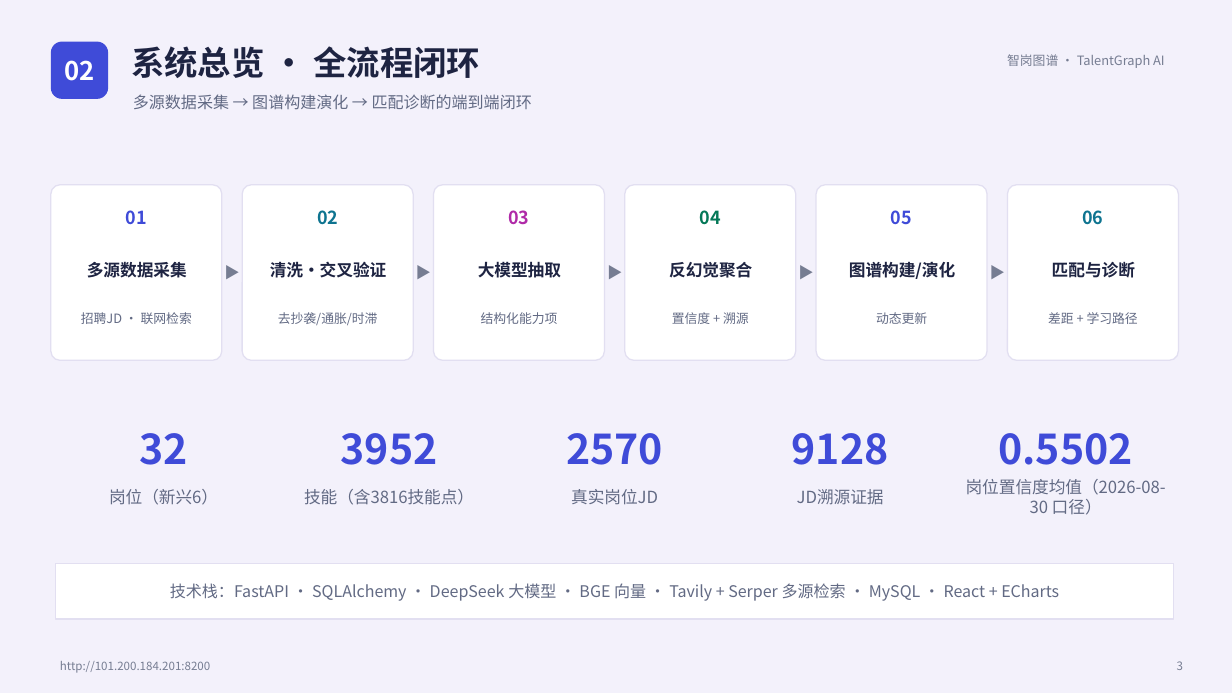
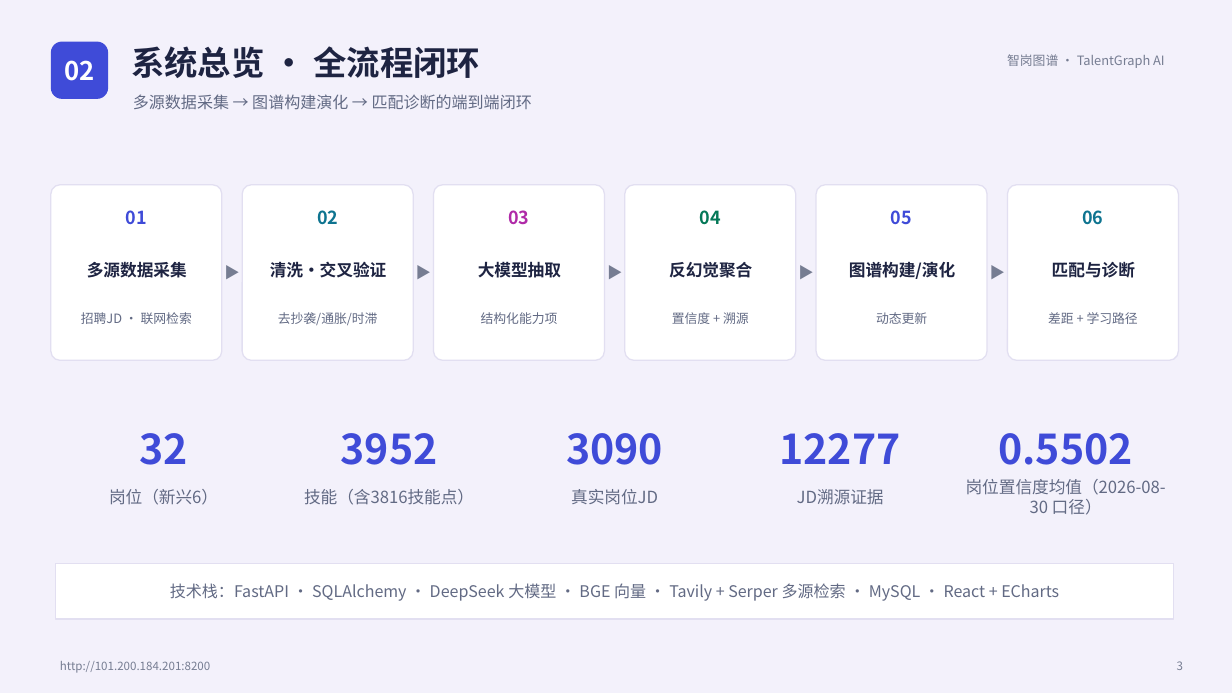
Before and after one commit to zc-18/talent-graph-system, a slide deck: slide 3 of docs/智岗图谱_作品介绍.pptx. Drawn at 1232x693 pixels with LibreOffice and Linux fonts; fonts in the diff are those of the drawing. Boxes give left, top, right and bottom in pixels: in the first picture for what was removed or moved away, otherwise in the second. Text is boxed around its words. In the diff, an @@ line names an element or a change of style, - is before the commit and + after.

```diff
--- a/docs/智岗图谱_作品介绍.pptx
+++ b/docs/智岗图谱_作品介绍.pptx
@@ text at [566, 433, 663, 465]: text changed @@
-2570
+3090
@@ text at [779, 433, 900, 464]: text changed @@
-9128
+12277
```
Also in this commit, not shown: 2 other slides changed, 36 other files.
